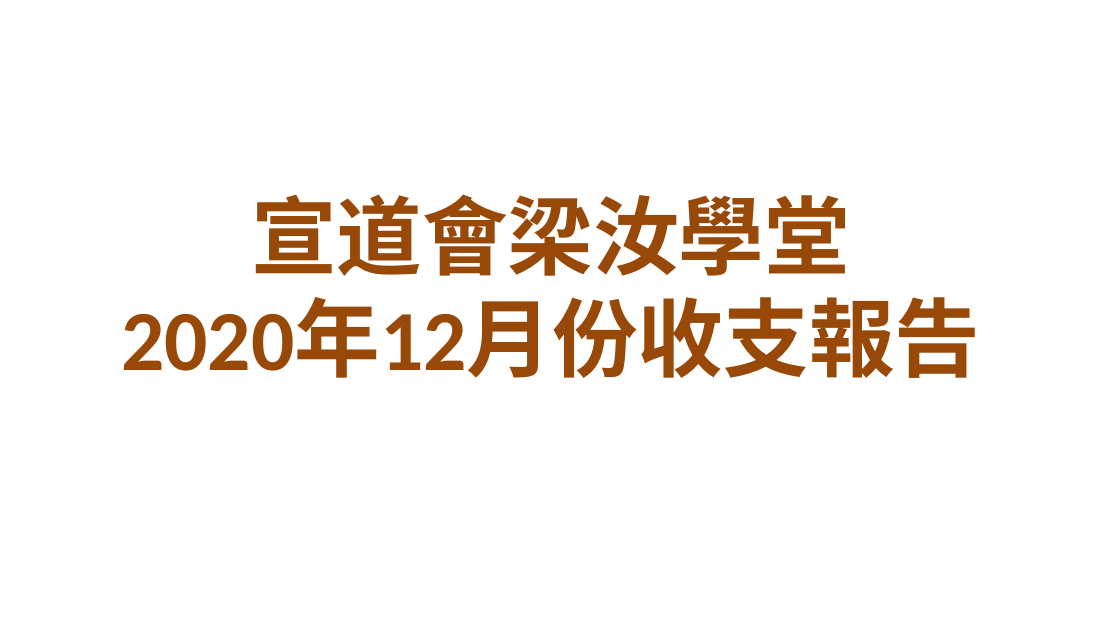
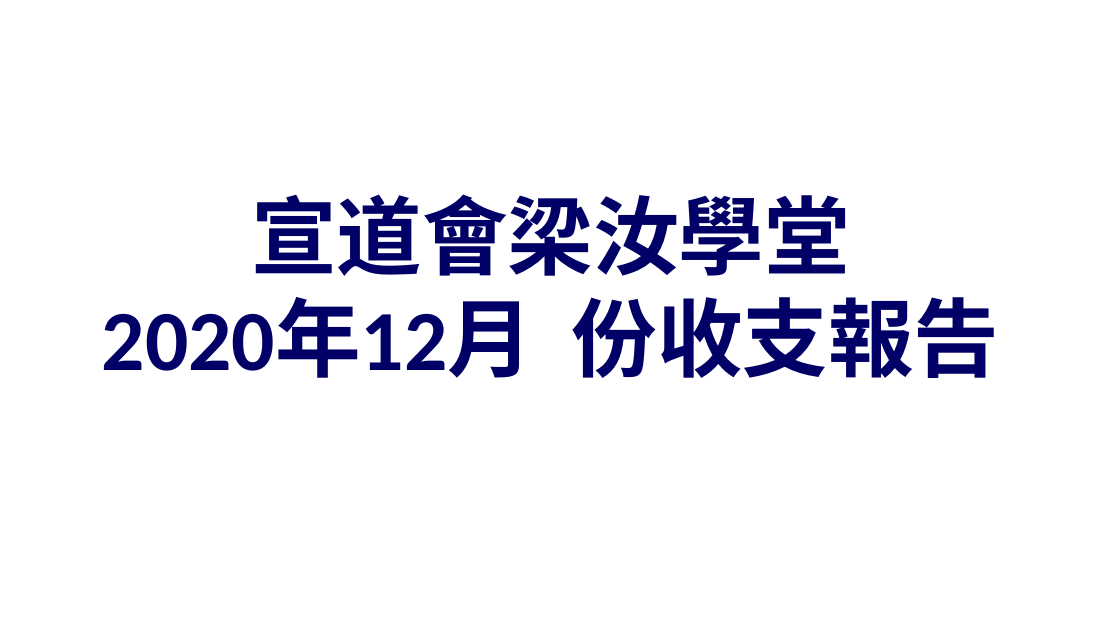
Before and after one commit to batisuoc/other-ppts, a slide deck: slide 1 of 財務報告.pptx. Drawn at 1120x630 pixels with LibreOffice and Linux fonts; fonts in the diff are those of the drawing; background and template pictures are left out. Boxes give left, top, right and bottom in pixels: in the first picture for what was removed or moved away, otherwise in the second. Text is boxed around its words. In the diff, an @@ line names an element or a change of style, - is before the commit and + after.

```diff
--- a/財務報告.pptx
+++ b/財務報告.pptx
@@ title at (102, 194, 1000, 378): text changed; text colour #984807 to #000066 @@
-宣道會梁汝學堂
-2020年12月份收支報告
+宣道會梁汝學堂
+2020年12月 份收支報告
```
Also in this commit, not shown: 2 other slides changed, 2 other files.
